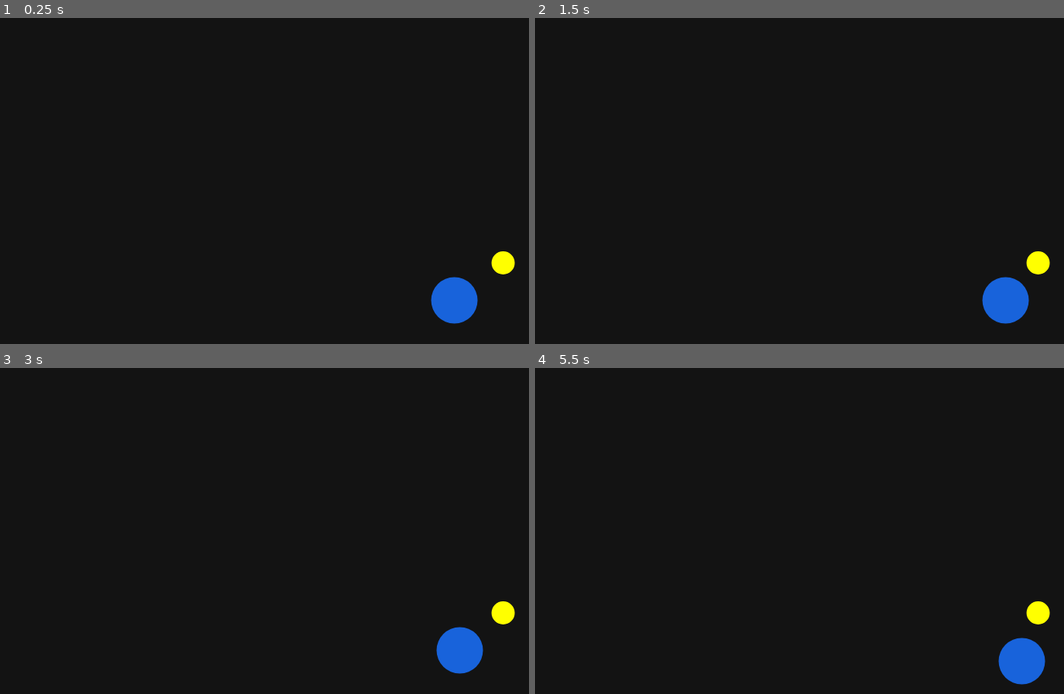
Above: before the commit, frames 1-4 (two rows, left to right).
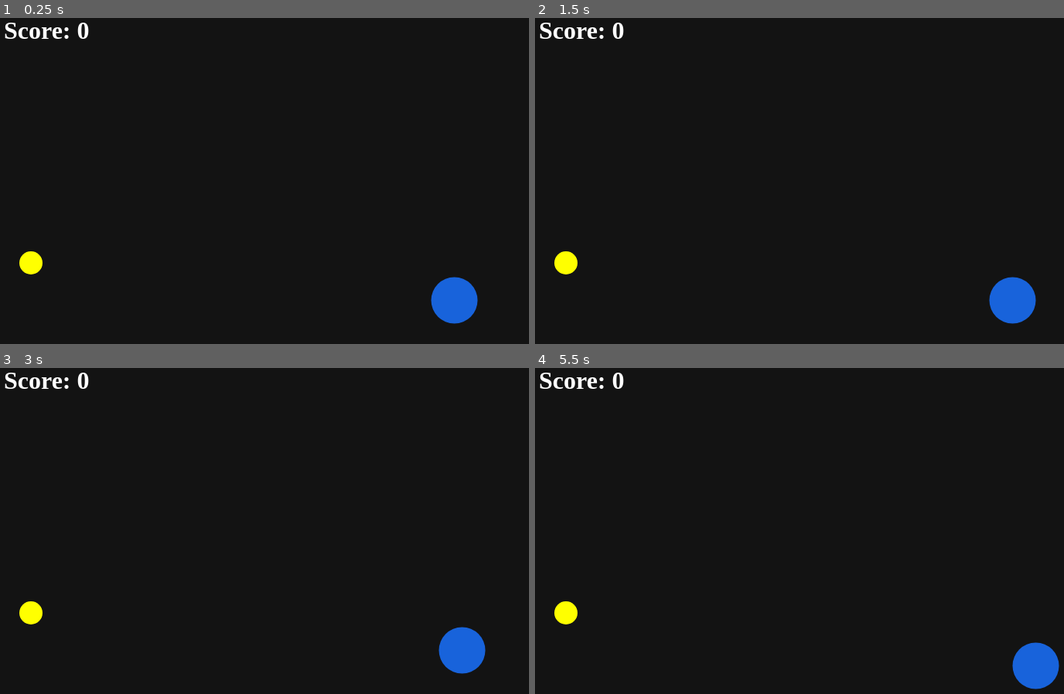
Above: after the commit, the same moments.

Repository: codeshark-dev1/webgame
Game: browser game, page index.html
Same seed, same stepped clock (60 frames per second), same inputs: the game is played once before the commit and once after it.
Inputs:
- Up to frame 1 (0.25 s): no input
- Up to frame 2 (1.5 s): hold Right from 1.03 s (still down)
- Up to frame 3 (3 s): release Right at 1.53 s; hold Down 1.58-1.85 s; hold Left 1.9-2.47 s; hold Up 2.52-2.82 s; hold Right from 2.87 s (still down)
- Up to frame 4 (5.5 s): release Right at 3.53 s; hold Up 3.58-3.82 s; hold Left 3.87-4.3 s; hold Down 4.35-4.68 s; hold Right 4.73-5.23 s; hold Down from 5.28 s (still down)

The runs differ from the first frame. In frame 1, 0.8% of the frame differs, in the area x 0-98%, y 1-79%; in frame 2, 1.3%; in frame 3, 1.0%; in frame 4, 1.7%, in the area x 0-100%, y 1-99%.

Commit message:
added score & counter

Diff:
--- a/index.html
+++ b/index.html
@@ -8,6 +8,8 @@
 </head>
 <body>
     <div class="game_area">
+        <h1 id="score_counter">Score: 0</h1>
+        <!-- <h2 id="highscore_counter">Highscore: 0</h2> -->
         <svg width="100px" height="100px" id="player">
             <circle cx="50" cy="50" r="30" fill="#1863db" />
         </svg>
--- a/script.js
+++ b/script.js
@@ -1,11 +1,14 @@
-const moveAmount = 7;
+const moveAmount = 10;
 const player = document.getElementById("player");
 //same for enemy
 const coin = document.getElementById("coin");
+const coinCounter = document.getElementById("score_counter");
+
+var coinsCollected = 0;
 
 //screen bounds + offset so no glitching out of screen
-const screenWidth = window.innerWidth - moveAmount * 15;
-const screenHeight = window.innerHeight - moveAmount * 15;
+const screenWidth = window.innerWidth - 105; //magic offset!
+const screenHeight = window.innerHeight - 105;
 
 //start player in middle of the screen
 move(player, screenWidth / 2, screenHeight / 2);
@@ -44,7 +47,7 @@
     throw new Error('All inputs must be valid numbers.')
   }
 
-  return Math.min(Math.max(number, lower), upper)
+  return Math.min(Math.max(number, lower), upper);
 }
 
 function move(objectToMove, x, y){
@@ -53,12 +56,18 @@
     const newY = clamp(rect.y + y, 0, screenHeight);
 
     objectToMove.style.transform = `translate(${String(newX)}px, ${String(newY)}px)`;
+    // objectToMove.style.transform =
 }
 
 function randomizePosition(target){
     const randX = Math.random() * (screenWidth + 1);
     const randY = Math.random() * (screenHeight + 1);
-    move(target, randX, randY);
+
+    move(target, Math.random() < 0.5 ? randX : -randX, Math.random() < 0.5 ? randY : -randY);
+}
+
+function updateCoinCounter(){
+    coinCounter.innerHTML = "Score: " + String(coinsCollected);
 }
 
 document.addEventListener("keydown", function (event){
@@ -82,5 +91,10 @@
             break;
     }
 
-    console.log(isColliding(player, coin));
+    if (isColliding(player, coin)){
+        randomizePosition(coin);
+        coinsCollected++;
+        updateCoinCounter();
+    }
+    console.log(coinsCollected);
 });
--- a/style.css
+++ b/style.css
@@ -4,6 +4,14 @@
     padding: 0;
 }
 
+#score_counter{
+    position: absolute;
+    color: white;
+    text-align: left;
+    margin: 5px 0px 0px 15px;
+    z-index: 2;
+}
+
 #player{
     position: absolute;
     z-index: 1;
